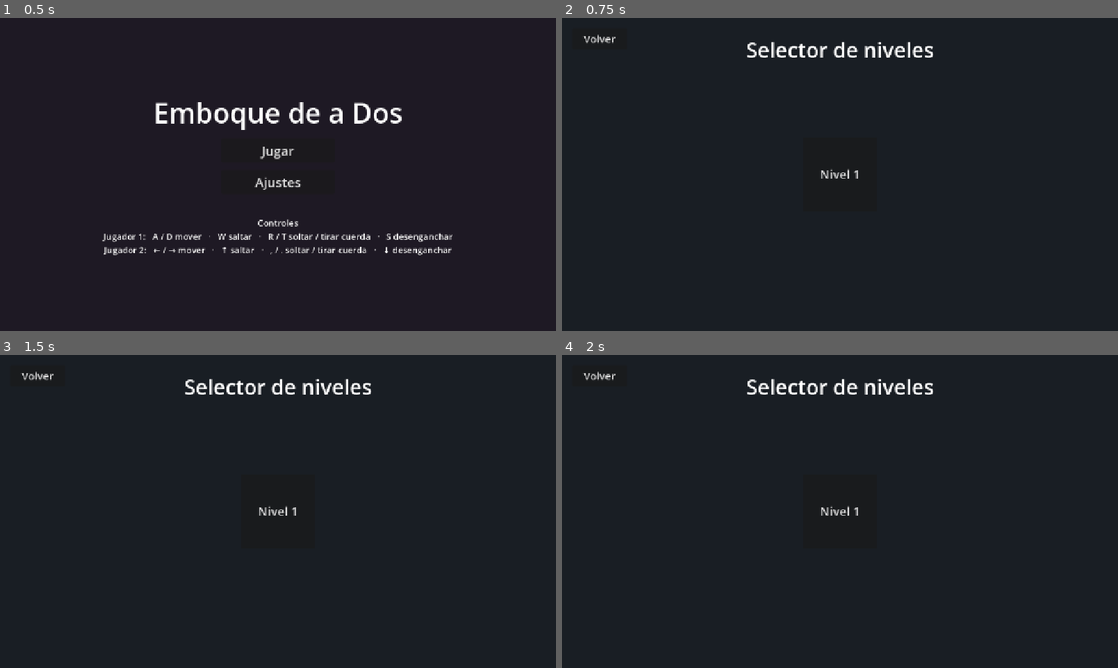
Above: before the commit, frames 1-4 (two rows, left to right).
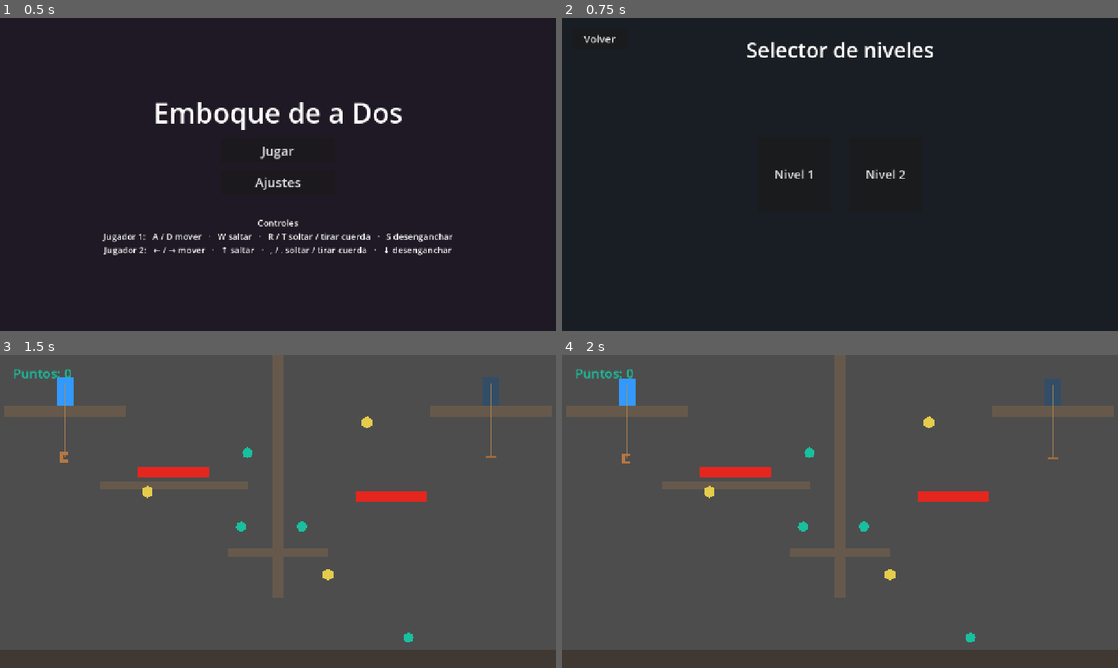
Above: after the commit, the same moments.

Repository: vittocher/emboque-de-a-dos
Game: Godot game, scene res://scenes/ui/main_menu.tscn
The game is run twice, just before and just after one commit, with the same random seed, the same clock (stepped at 60 frames per second) and the same inputs.
Inputs (mouse positions are in pixels of both pictures, inside the frame that each line leads up to):
- Up to frame 1 (0.5 s): no input
- Up to frame 2 (0.75 s): click "Jugar" at 0.5 s
- Up to frame 3 (1.5 s): click (322, 511) at 1.25 s, where only the run after the commit has a clickable "Nivel 2"
- Up to frame 4 (2 s): no input

Frame 1 is identical in both runs. In frame 2, 0.3% of the frame differs, in the area x 38-62%, y 48-52%; in frame 3, 100%, in the area x 0-100%, y 0-100%; in frame 4, 100%.

Commit message:
Add second level with collectibles and scoring

Diff:
--- /dev/null
+++ b/scenes/collectible.tscn
@@ -0,0 +1,19 @@
+[gd_scene load_steps=3 format=3]
+
+[ext_resource type="Script" path="res://scripts/collectible.gd" id="1_collectible"]
+
+[sub_resource type="CircleShape2D" id="Circle_collectible"]
+radius = 12.0
+
+[node name="Collectible" type="Area2D"]
+collision_layer = 0
+collision_mask = 2
+monitorable = false
+script = ExtResource("1_collectible")
+
+[node name="CollisionShape2D" type="CollisionShape2D" parent="."]
+shape = SubResource("Circle_collectible")
+
+[node name="Visual" type="Polygon2D" parent="."]
+color = Color(0.1, 0.75, 0.62, 1)
+polygon = PackedVector2Array(0, -12, 8.5, -8.5, 12, 0, 8.5, 8.5, 0, 12, -8.5, 8.5, -12, 0, -8.5, -8.5)
--- /dev/null
+++ b/scenes/level_2.tscn
@@ -0,0 +1,247 @@
+[gd_scene load_steps=18 format=3]
+
+[ext_resource type="PackedScene" path="res://scenes/player.tscn" id="1_player"]
+[ext_resource type="PackedScene" path="res://scenes/emboque.tscn" id="2_emboque"]
+[ext_resource type="PackedScene" path="res://scenes/hook_point.tscn" id="3_hook"]
+[ext_resource type="Script" path="res://scripts/win_manager.gd" id="4_win"]
+[ext_resource type="PackedScene" path="res://scenes/campana.tscn" id="5_campana"]
+[ext_resource type="PackedScene" path="res://scenes/palito.tscn" id="6_palito"]
+[ext_resource type="Script" path="res://scripts/pause_menu.gd" id="7_pause"]
+[ext_resource type="PackedScene" path="res://scenes/collectible.tscn" id="8_collectible"]
+[ext_resource type="Script" path="res://scripts/score_manager.gd" id="9_score"]
+
+[sub_resource type="RectangleShape2D" id="Shape_ground"]
+size = Vector2(1280, 40)
+
+[sub_resource type="RectangleShape2D" id="Shape_top_platform"]
+size = Vector2(280, 24)
+
+[sub_resource type="RectangleShape2D" id="Shape_platform"]
+size = Vector2(340, 20)
+
+[sub_resource type="RectangleShape2D" id="Shape_bridge"]
+size = Vector2(230, 20)
+
+[sub_resource type="RectangleShape2D" id="Shape_wall"]
+size = Vector2(26, 560)
+
+[sub_resource type="RectangleShape2D" id="Shape_red_left"]
+size = Vector2(165, 24)
+
+[sub_resource type="RectangleShape2D" id="Shape_red_right"]
+size = Vector2(165, 24)
+
+[node name="Level2" type="Node2D"]
+
+[node name="Camera2D" type="Camera2D" parent="."]
+position = Vector2(640, 360)
+
+[node name="Ground" type="StaticBody2D" parent="."]
+position = Vector2(640, 700)
+
+[node name="CollisionShape2D" type="CollisionShape2D" parent="Ground"]
+shape = SubResource("Shape_ground")
+
+[node name="Visual" type="Polygon2D" parent="Ground"]
+color = Color(0.25, 0.22, 0.2, 1)
+polygon = PackedVector2Array(-640, -20, 640, -20, 640, 20, -640, 20)
+
+[node name="TopPlatformLeft" type="StaticBody2D" parent="."]
+position = Vector2(150, 130)
+
+[node name="CollisionShape2D" type="CollisionShape2D" parent="TopPlatformLeft"]
+shape = SubResource("Shape_top_platform")
+
+[node name="Visual" type="Polygon2D" parent="TopPlatformLeft"]
+color = Color(0.4, 0.35, 0.3, 1)
+polygon = PackedVector2Array(-140, -12, 140, -12, 140, 12, -140, 12)
+
+[node name="TopPlatformRight" type="StaticBody2D" parent="."]
+position = Vector2(1130, 130)
+
+[node name="CollisionShape2D" type="CollisionShape2D" parent="TopPlatformRight"]
+shape = SubResource("Shape_top_platform")
+
+[node name="Visual" type="Polygon2D" parent="TopPlatformRight"]
+color = Color(0.4, 0.35, 0.3, 1)
+polygon = PackedVector2Array(-140, -12, 140, -12, 140, 12, -140, 12)
+
+[node name="LeftPlatform" type="StaticBody2D" parent="."]
+position = Vector2(400, 300)
+
+[node name="CollisionShape2D" type="CollisionShape2D" parent="LeftPlatform"]
+shape = SubResource("Shape_platform")
+
+[node name="Visual" type="Polygon2D" parent="LeftPlatform"]
+color = Color(0.4, 0.35, 0.3, 1)
+polygon = PackedVector2Array(-170, -10, 170, -10, 170, 10, -170, 10)
+
+[node name="CenterBridge" type="StaticBody2D" parent="."]
+position = Vector2(640, 455)
+
+[node name="CollisionShape2D" type="CollisionShape2D" parent="CenterBridge"]
+shape = SubResource("Shape_bridge")
+
+[node name="Visual" type="Polygon2D" parent="CenterBridge"]
+color = Color(0.4, 0.35, 0.3, 1)
+polygon = PackedVector2Array(-115, -10, 115, -10, 115, 10, -115, 10)
+
+[node name="WallCenter" type="StaticBody2D" parent="."]
+position = Vector2(640, 280)
+
+[node name="CollisionShape2D" type="CollisionShape2D" parent="WallCenter"]
+shape = SubResource("Shape_wall")
+
+[node name="Visual" type="Polygon2D" parent="WallCenter"]
+color = Color(0.4, 0.35, 0.3, 1)
+polygon = PackedVector2Array(-13, -280, 13, -280, 13, 280, -13, 280)
+
+[node name="RedBlockLeft" type="StaticBody2D" parent="."]
+position = Vector2(400, 270)
+
+[node name="CollisionShape2D" type="CollisionShape2D" parent="RedBlockLeft"]
+shape = SubResource("Shape_red_left")
+one_way_collision = true
+one_way_collision_margin = 8.0
+
+[node name="Visual" type="Polygon2D" parent="RedBlockLeft"]
+color = Color(0.9, 0.15, 0.12, 1)
+polygon = PackedVector2Array(-82, -12, 82, -12, 82, 12, -82, 12)
+
+[node name="RedBlockRight" type="StaticBody2D" parent="."]
+position = Vector2(900, 325)
+
+[node name="CollisionShape2D" type="CollisionShape2D" parent="RedBlockRight"]
+shape = SubResource("Shape_red_right")
+one_way_collision = true
+one_way_collision_margin = 8.0
+
+[node name="Visual" type="Polygon2D" parent="RedBlockRight"]
+color = Color(0.9, 0.15, 0.12, 1)
+polygon = PackedVector2Array(-82, -12, 82, -12, 82, 12, -82, 12)
+
+[node name="HookPointLeft" parent="." instance=ExtResource("3_hook")]
+position = Vector2(340, 315)
+
+[node name="HookPointCenter" parent="." instance=ExtResource("3_hook")]
+position = Vector2(755, 505)
+
+[node name="HookPointTop" parent="." instance=ExtResource("3_hook")]
+position = Vector2(845, 155)
+
+[node name="Player1" parent="." instance=ExtResource("1_player")]
+position = Vector2(150, 70)
+input_prefix = "p1"
+
+[node name="Player2" parent="." instance=ExtResource("1_player")]
+modulate = Color(1, 0.5, 0.4, 1)
+position = Vector2(1130, 70)
+input_prefix = "p2"
+
+[node name="WinManager" type="Node2D" parent="."]
+script = ExtResource("4_win")
+emboque_a = NodePath("../Emboque1")
+emboque_b = NodePath("../Emboque2")
+win_label = NodePath("../UI/WinLabel")
+
+[node name="Emboque1" parent="." instance=ExtResource("2_emboque")]
+anchor_node = NodePath("../Player1/RopeAnchor")
+input_prefix = "p1"
+end_scene = ExtResource("5_campana")
+end_kind = "campana"
+
+[node name="Emboque2" parent="." instance=ExtResource("2_emboque")]
+anchor_node = NodePath("../Player2/RopeAnchor")
+input_prefix = "p2"
+end_scene = ExtResource("6_palito")
+end_kind = "palito"
+
+[node name="ScoreManager" type="Node" parent="."]
+script = ExtResource("9_score")
+score_label = NodePath("../UI/ScoreLabel")
+
+[node name="Collectible1" parent="." instance=ExtResource("8_collectible")]
+position = Vector2(570, 225)
+
+[node name="Collectible2" parent="." instance=ExtResource("8_collectible")]
+position = Vector2(555, 395)
+
+[node name="Collectible3" parent="." instance=ExtResource("8_collectible")]
+position = Vector2(695, 395)
+
+[node name="Collectible4" parent="." instance=ExtResource("8_collectible")]
+position = Vector2(940, 650)
+
+[node name="UI" type="CanvasLayer" parent="."]
+script = ExtResource("7_pause")
+
+[node name="ScoreLabel" type="Label" parent="UI"]
+offset_left = 30.0
+offset_top = 20.0
+offset_right = 300.0
+offset_bottom = 65.0
+text = "Puntos: 0"
+theme_override_colors/font_color = Color(0.1, 0.75, 0.62, 1)
+theme_override_font_sizes/font_size = 30
+
+[node name="PausePanel" type="Control" parent="UI"]
+layout_mode = 3
+anchors_preset = 15
+anchor_right = 1.0
+anchor_bottom = 1.0
+grow_horizontal = 2
+grow_vertical = 2
+
+[node name="Dimmer" type="ColorRect" parent="UI/PausePanel"]
+layout_mode = 1
+anchors_preset = 15
+anchor_right = 1.0
+anchor_bottom = 1.0
+grow_horizontal = 2
+grow_vertical = 2
+color = Color(0, 0, 0, 0.48)
+
+[node name="Panel" type="Panel" parent="UI/PausePanel"]
+layout_mode = 0
+offset_left = 460.0
+offset_top = 220.0
+offset_right = 820.0
+offset_bottom = 500.0
+
+[node name="VBox" type="VBoxContainer" parent="UI/PausePanel/Panel"]
+layout_mode = 1
+anchors_preset = 15
+anchor_right = 1.0
+anchor_bottom = 1.0
+offset_left = 36.0
+offset_top = 28.0
+offset_right = -36.0
+offset_bottom = -28.0
+theme_override_constants/separation = 18
+
+[node name="Title" type="Label" parent="UI/PausePanel/Panel/VBox"]
+layout_mode = 2
+text = "Pausa"
+horizontal_alignment = 1
+theme_override_font_sizes/font_size = 36
+
+[node name="ContinueButton" type="Button" parent="UI/PausePanel/Panel/VBox"]
+layout_mode = 2
+custom_minimum_size = Vector2(0, 52)
+text = "Continuar"
+theme_override_font_sizes/font_size = 24
+
+[node name="RestartButton" type="Button" parent="UI/PausePanel/Panel/VBox"]
+layout_mode = 2
+custom_minimum_size = Vector2(0, 52)
+text = "Reiniciar nivel"
+theme_override_font_sizes/font_size = 24
+
+[node name="WinLabel" type="Label" parent="UI"]
+anchor_right = 1.0
+anchor_bottom = 1.0
+horizontal_alignment = 1
+vertical_alignment = 1
+text = "¡Emboque logrado!"
+theme_override_font_sizes/font_size = 72
+theme_override_colors/font_color = Color(1, 0.95, 0.4, 1)
--- a/scenes/ui/level_selector.tscn
+++ b/scenes/ui/level_selector.tscn
@@ -56,3 +56,9 @@
 custom_minimum_size = Vector2(170, 170)
 text = "Nivel 1"
 theme_override_font_sizes/font_size = 28
+
+[node name="Level2Button" type="Button" parent="Center/LevelsRow"]
+layout_mode = 2
+custom_minimum_size = Vector2(170, 170)
+text = "Nivel 2"
+theme_override_font_sizes/font_size = 28
--- /dev/null
+++ b/scripts/collectible.gd
@@ -0,0 +1,17 @@
+extends Area2D
+class_name Collectible
+
+@export var points: int = 100
+
+func _ready() -> void:
+	body_entered.connect(_on_body_entered)
+
+func _on_body_entered(body: Node2D) -> void:
+	if not body is Player:
+		return
+	var score_manager := get_tree().get_first_node_in_group("score_manager") as ScoreManager
+	if score_manager == null:
+		push_warning("Collectible needs a ScoreManager in the current level.")
+		return
+	score_manager.add_points(points)
+	queue_free()
--- /dev/null
+++ b/scripts/score_manager.gd
@@ -0,0 +1,20 @@
+extends Node
+class_name ScoreManager
+
+@export var score_label: NodePath
+
+var score: int = 0
+var _label: Label
+
+func _ready() -> void:
+	add_to_group("score_manager")
+	_label = get_node_or_null(score_label) as Label
+	_update_label()
+
+func add_points(points: int) -> void:
+	score += points
+	_update_label()
+
+func _update_label() -> void:
+	if _label != null:
+		_label.text = "Puntos: %d" % score
--- a/scripts/ui/level_selector.gd
+++ b/scripts/ui/level_selector.gd
@@ -6,14 +6,19 @@
 
 const LEVELS := [
 	"res://scenes/main.tscn",
+	"res://scenes/level_2.tscn",
 ]
 
 func _ready() -> void:
 	$BackButton.pressed.connect(_on_back_pressed)
 	$Center/LevelsRow/Level1Button.pressed.connect(_on_level_1_pressed)
+	$Center/LevelsRow/Level2Button.pressed.connect(_on_level_2_pressed)
 
 func _on_back_pressed() -> void:
 	get_tree().change_scene_to_file("res://scenes/ui/main_menu.tscn")
 
 func _on_level_1_pressed() -> void:
 	get_tree().change_scene_to_file(LEVELS[0])
+
+func _on_level_2_pressed() -> void:
+	get_tree().change_scene_to_file(LEVELS[1])
Not shown, added: scripts/collectible.gd.uid
Not shown, added: scripts/score_manager.gd.uid
